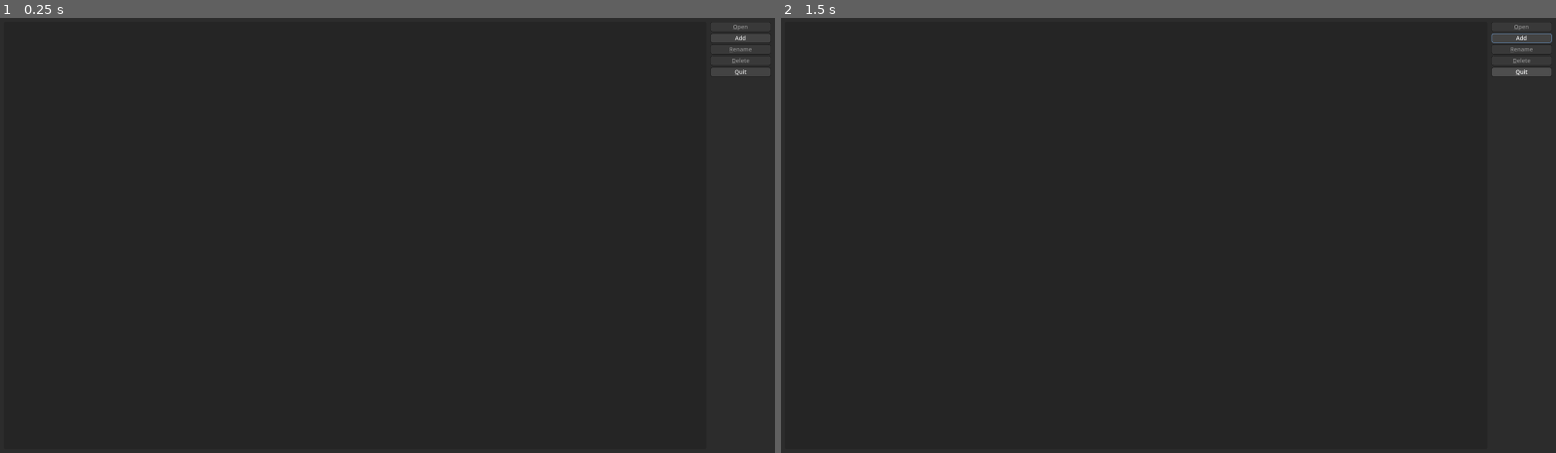
Above: before the commit, frames 1-2 (left to right).
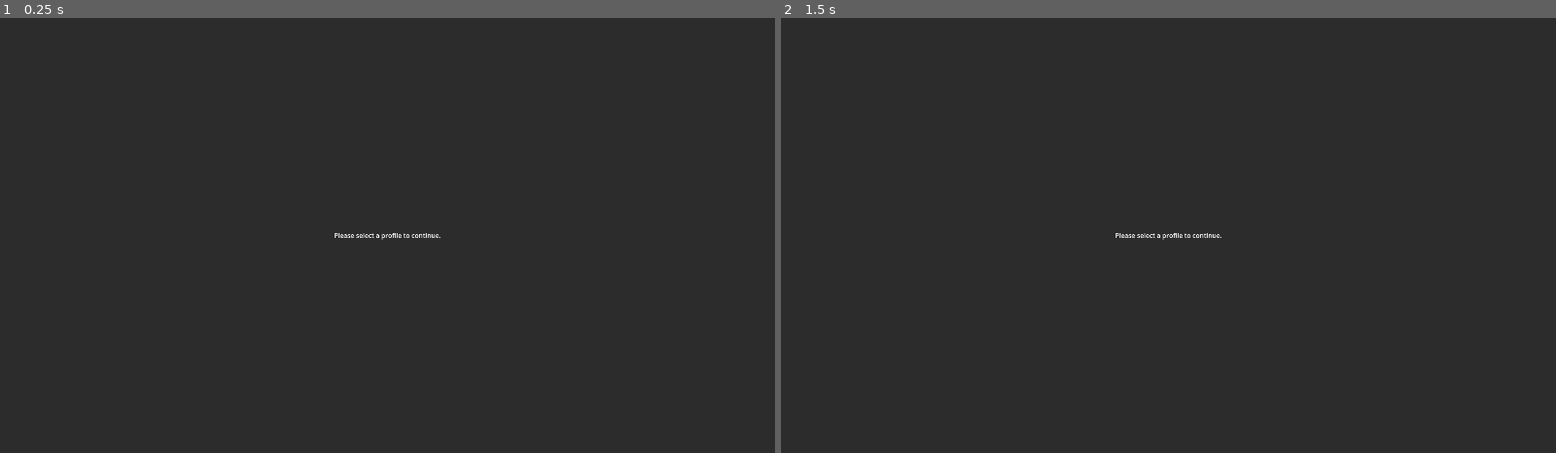
Above: after the commit, the same moments.

Repository: benjamintregilgas/godot_srs
Game: Godot game, scene res://scenes/main_screen/main_screen.tscn
Same seed, same stepped clock (60 frames per second), same inputs: the game is played once before the commit and once after it. Before the commit the project starts from res://scenes/profile_select/profile_select.tscn.
Inputs (mouse positions are in pixels of both pictures, inside the frame that each line leads up to):
- Up to frame 1 (0.25 s): no input
- Up to frame 2 (1.5 s): click (1525, 39) at 0.5 s, where only the run before the commit has a clickable "[u]A[/u]dd"; click (1525, 70) at 1.25 s, where only the run before the commit has a clickable "[u]Q[/u]uit"

The runs differ from the first frame. In frame 1, 0.2% of the frame differs, in the area x 43-97%, y 1-52%; in frame 2, 0.4%, in the area x 43-100%, y 1-52%.

Commit message:
feature/fix: Reimplement Window handling to have a main window to allow popup windows.

Diff:
--- a/godot_srs/core/window/window_manager.gd
+++ b/godot_srs/core/window/window_manager.gd
@@ -1,57 +1,56 @@
 extends Node
-## Global autoload responsible for managing Window changes.
+## Global autoload responsible for managing Windows.
 ##
-## Handles setting Window title and size, and UI force updates.
+## Handles creating and closing windows with content.
 
 
-## Sets the window's title and size. [br]
-## Performs a UI refresh to fix layout issues after resizing. [br]
-func set_window(title: String, size: Vector2i, min_size: Vector2i = Vector2i.ZERO, max_size: Vector2i = Vector2i.ZERO) -> void:
-	# Wait for Godot-specific initialization before handling visual window changes.
-	await get_tree().process_frame
-	# Set title and size.
-	DisplayServer.window_set_title(title)
-	DisplayServer.window_set_size(size)
-	# Set window min and max size.
-	if min_size != Vector2i.ZERO:
-		DisplayServer.window_set_min_size(min_size)
-	if max_size != Vector2i.ZERO:
-		DisplayServer.window_set_max_size(max_size)
-	# Center window on current display.
-	_center_window()
-	#await get_tree().process_frame
-	#_refresh_root_control()
+# Currently managed windows. (Array does not include root window, that is managed by Godot.)
+var _windows: Dictionary[String, Window] = {}
 
 
-## Switches the current scene to [param path] if it exists.
-func switch_scene(path: String) -> void:
-	if ResourceLoader.exists(path):
-		get_tree().change_scene_to_file(path)
-		# Ensure control nodes are updated upon resize.
-		# Give Godot two frames to process:
-				# 1. scene attachment, and
-				# 2. layout settling.
-		await get_tree().process_frame
-		await get_tree().process_frame
-		_refresh_root_control()
-		_center_window()
-	else:
-		push_error("Scene not found: '%s'." % path)
+func create_window(scene_path: String, title: String, key: String,
+		size: Vector2i, min_size: Vector2i = Vector2i.ZERO, max_size: Vector2i = Vector2i.ZERO
+		) -> Window:
+	# If the window already exists, just focus to specified window.
+	if _windows.has(key):
+		_windows[key].grab_focus()
+		return _windows[key]
+	# Ensure desired content exists.
+	if not ResourceLoader.exists(scene_path):
+		push_error("Scene not found: '%s'." % scene_path)
+		return null
+	# Create the window.
+	var new_window: Window = Window.new()
+	new_window.hide() # Hiding is necessary for changes to apply.
+	new_window.force_native = true
+	new_window.transient = true
+	new_window.title = title
+	new_window.size = size
+	new_window.min_size = min_size
+	new_window.max_size = max_size
+	# Add scene content to window.
+	var content: Node = load(scene_path).instantiate()
+	new_window.add_child(content)
+	# Place and add the window.
+	_center_window(new_window)
+	get_tree().root.add_child.call_deferred(new_window)
+	new_window.popup()
+	# Connect close requested from each window.
+	new_window.close_requested.connect(close_window.bind(key))
+	_windows[key] = new_window
+	return new_window
 
 
-func _center_window() -> void:
-	var screen_size: Vector2i = DisplayServer.screen_get_size()
-	var window_size: Vector2i = DisplayServer.window_get_size()
-	var current_screen: int = DisplayServer.SCREEN_OF_MAIN_WINDOW
-	var screen_center = (screen_size - window_size) / 2
-	var new_position: Vector2i = DisplayServer.screen_get_position(current_screen) + screen_center
-	DisplayServer.window_set_position(new_position)
+func close_window(key: String) -> void:
+	if _windows.has(key):
+		_windows[key].queue_free()
+		_windows.erase(key)
 
 
-func _refresh_root_control() -> void:
-	var root_control: Control = get_tree().current_scene as Control
-	if root_control:
-		root_control.size = DisplayServer.window_get_size()
-		root_control.set_anchors_and_offsets_preset(Control.PRESET_FULL_RECT)
-		root_control.queue_redraw()
-		#root_control.minimum_size_changed.emit()
+func _center_window(window: Window) -> void:
+	var current_screen: int = DisplayServer.SCREEN_OF_MAIN_WINDOW
+	var main_screen: int = DisplayServer.window_get_current_screen(current_screen)
+	var screen_pos: Vector2i = DisplayServer.screen_get_position(main_screen)
+	var screen_size: Vector2i = DisplayServer.screen_get_size(main_screen)
+	var center_pos: Vector2i = screen_pos + (screen_size - window.size) / 2
+	window.position = center_pos
--- a/godot_srs/project.godot
+++ b/godot_srs/project.godot
@@ -12,7 +12,7 @@
 
 config/name="GodotSRS"
 config/description="GodotSRS is an Anki clone built with Godot, a flashcard program that helps you spend more time on challenging material, and less on what you already know."
-run/main_scene="uid://cya453cvropc7"
+run/main_scene="uid://co561e5g14emk"
 config/use_custom_user_dir=true
 config/custom_user_dir_name="GodotSRS"
 config/features=PackedStringArray("4.5", "GL Compatibility")
--- a/godot_srs/scenes/main_screen/main_screen.gd
+++ b/godot_srs/scenes/main_screen/main_screen.gd
@@ -4,18 +4,36 @@
 ## Responsible for navigation of all other features within GodotSRS.
 
 
-@export_group("Window Management")
-@export var WINDOW_SIZE: Vector2i = Vector2i(1920, 1080)
-@export_subgroup("Limits")
-@export var MIN_WINDOW_SIZE: Vector2i = Vector2i(160, 90)
-@export var MAX_WINDOW_SIZE: Vector2i = Vector2i(1920, 1080)
+
+@export var content: Control
+@export var disclaimer: Control
+@export var navigation_bar: Control
+
+@export_category("Scene Paths")
+@export_file_path("*.tscn", "*.scn") var profile_select_scene: String
 
 ## Setup the window.
 func _ready() -> void:
-	var current_profile_name: String = ProfileManager.current_profile.profile_name
-	WindowManager.set_window(
-		"%s - GodotSRS" % current_profile_name,
-		Vector2i(1920, 1080),
-		MIN_WINDOW_SIZE,
-		MAX_WINDOW_SIZE,
-	)
+	if navigation_bar.has_signal("refresh_requested"):
+		navigation_bar.refresh_requested.connect(_refresh_screen)
+
+	_refresh_screen()
+
+
+func _create_profile_select_window() -> void:
+	WindowManager.create_window(profile_select_scene, "Profiles", "profiles",
+				Vector2i(425, 355), Vector2i(425, 155),
+		)
+
+
+func _refresh_screen() -> void:
+	var profile_available: bool = ProfileManager.current_profile != null
+	content.visible = profile_available
+	disclaimer.visible = not profile_available
+
+	# Open the Profile Select dialogue if no current profile is present.
+	if not profile_available:
+		get_tree().root.title = "GodotSRS"
+		_create_profile_select_window()
+	else:
+		get_tree().root.title = "%s - GodotSRS" % ProfileManager.current_profile.profile_name
--- a/godot_srs/scenes/main_screen/main_screen.tscn
+++ b/godot_srs/scenes/main_screen/main_screen.tscn
@@ -4,7 +4,7 @@
 [ext_resource type="StyleBox" uid="uid://ck6edsvq7mi1u" path="res://ui/components/styleboxes/menu/menu_panel.tres" id="2_sr0hp"]
 [ext_resource type="Script" uid="uid://br52erhtahd63" path="res://scenes/main_screen/nav_bar.gd" id="3_ojtip"]
 
-[node name="MainScreen" type="Control"]
+[node name="MainScreen" type="Control" node_paths=PackedStringArray("content", "disclaimer", "navigation_bar")]
 layout_mode = 3
 anchors_preset = 15
 anchor_right = 1.0
@@ -12,6 +12,10 @@
 grow_horizontal = 2
 grow_vertical = 2
 script = ExtResource("1_b5wj8")
+content = NodePath("Content")
+disclaimer = NodePath("Disclaimer")
+navigation_bar = NodePath("Content/NavBar")
+profile_select_scene = "res://scenes/profile_select/profile_select.tscn"
 
 [node name="Background" type="ColorRect" parent="."]
 layout_mode = 1
@@ -22,7 +26,8 @@
 grow_vertical = 2
 color = Color(0.17254902, 0.17254902, 0.17254902, 1)
 
-[node name="Margin" type="MarginContainer" parent="."]
+[node name="Content" type="MarginContainer" parent="."]
+visible = false
 layout_mode = 1
 anchors_preset = 15
 anchor_right = 1.0
@@ -34,7 +39,7 @@
 theme_override_constants/margin_right = 10
 theme_override_constants/margin_bottom = 10
 
-[node name="NavBar" type="PanelContainer" parent="Margin" node_paths=PackedStringArray("file_nav_menu")]
+[node name="NavBar" type="PanelContainer" parent="Content" node_paths=PackedStringArray("file_nav_menu")]
 layout_mode = 2
 size_flags_horizontal = 0
 size_flags_vertical = 0
@@ -43,10 +48,10 @@
 profile_select_scene = "res://scenes/profile_select/profile_select.tscn"
 file_nav_menu = NodePath("List/File")
 
-[node name="List" type="HBoxContainer" parent="Margin/NavBar"]
+[node name="List" type="HBoxContainer" parent="Content/NavBar"]
 layout_mode = 2
 
-[node name="File" type="MenuButton" parent="Margin/NavBar/List"]
+[node name="File" type="MenuButton" parent="Content/NavBar/List"]
 custom_minimum_size = Vector2(68, 0)
 layout_mode = 2
 text = "File"
@@ -59,3 +64,18 @@
 popup/item_1/separator = true
 popup/item_2/text = "Exit"
 popup/item_2/id = 1
+
+[node name="Disclaimer" type="Label" parent="."]
+layout_mode = 1
+anchors_preset = 8
+anchor_left = 0.5
+anchor_top = 0.5
+anchor_right = 0.5
+anchor_bottom = 0.5
+offset_left = -20.0
+offset_top = -12.0
+offset_right = 20.0
+offset_bottom = 12.0
+grow_horizontal = 2
+grow_vertical = 2
+text = "Please select a profile to continue."
--- a/godot_srs/scenes/main_screen/nav_bar.gd
+++ b/godot_srs/scenes/main_screen/nav_bar.gd
@@ -1,5 +1,7 @@
 extends PanelContainer
 
+
+signal refresh_requested
 
 @export_file_path("*.tscn", "*.scn") var profile_select_scene: String
 @export var file_nav_menu: MenuButton
@@ -13,7 +15,7 @@
 	match id:
 		0: # Switch Profile
 			ProfileManager.current_profile = null
-			WindowManager.switch_scene(profile_select_scene)
+			refresh_requested.emit()
 		1: # Exit
 			get_tree().quit()
 		_:
--- a/godot_srs/scenes/profile_select/profile_select.gd
+++ b/godot_srs/scenes/profile_select/profile_select.gd
@@ -22,21 +22,13 @@
 @export_group("Delete Profile Window")
 @export var confirm_delete_profile_window: Window
 @export var confirm_delete_profile_prompt: Label
-@export_group("")
-@export_category("Scene Paths")
-@export_file_path("*.tscn", "*.scn") var main_screen_scene: String
 
 ## Highlighted profile in [profile_container].
 var selected_profile: Profile = null
 
 
-## Setup the window and refresh profile list.
+## Refresh profile list from nothing to available profiles.
 func _ready() -> void:
-	WindowManager.set_window(
-		"Profiles",
-		Vector2i(425, 355),
-		Vector2i(425, 155),
-	)
 	_refresh_profile_list()
 
 
@@ -87,7 +79,12 @@
 func _on_open_profile_pressed() -> void:
 	if selected_profile:
 		ProfileManager.current_profile = selected_profile
-		WindowManager.switch_scene(main_screen_scene)
+		var main_scene: Node = null
+		if get_tree().root.has_node("MainScreen"):
+			main_scene = get_tree().root.get_node("MainScreen")
+		if main_scene.has_method("_refresh_screen"):
+			main_scene._refresh_screen()
+		WindowManager.close_window("profiles")
 
 # Add Profile
 func _on_add_profile_pressed() -> void:
--- a/godot_srs/scenes/profile_select/profile_select.tscn
+++ b/godot_srs/scenes/profile_select/profile_select.tscn
@@ -52,7 +52,6 @@
 rename_profile_line_edit = NodePath("SubWindows/RenameProfileWindow/Margin/Content/LineEdit")
 confirm_delete_profile_window = NodePath("SubWindows/ConfirmDeleteProfileWindow")
 confirm_delete_profile_prompt = NodePath("SubWindows/ConfirmDeleteProfileWindow/Margin/Content/Title")
-main_screen_scene = "res://scenes/main_screen/main_screen.tscn"
 
 [node name="Background" type="ColorRect" parent="."]
 layout_mode = 1
